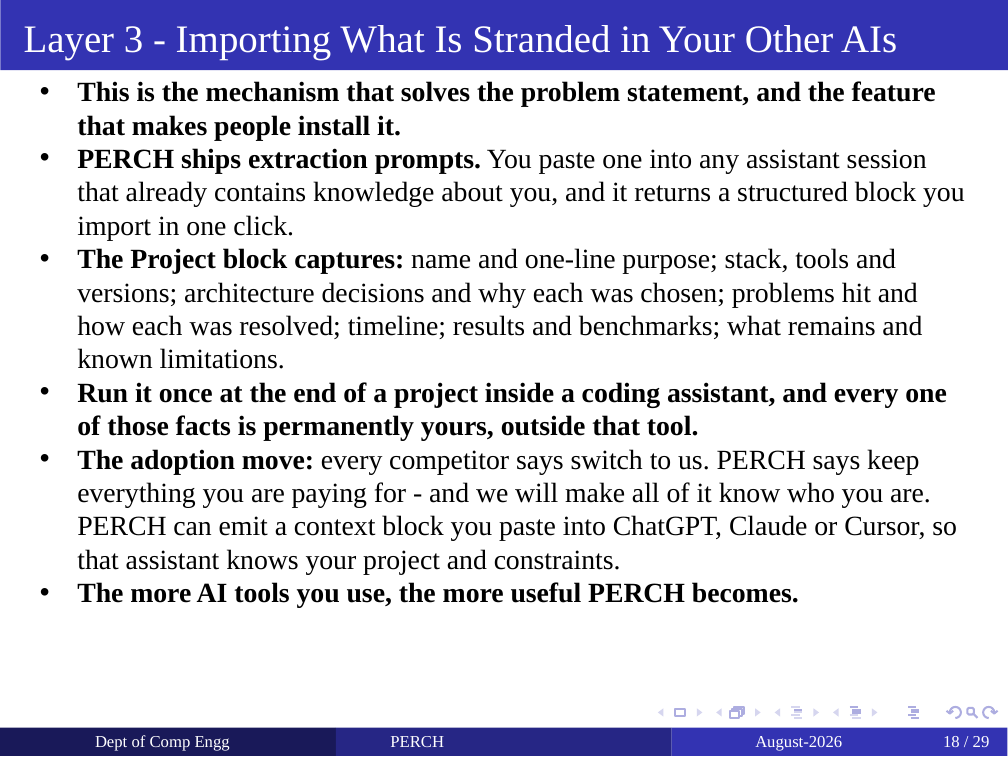
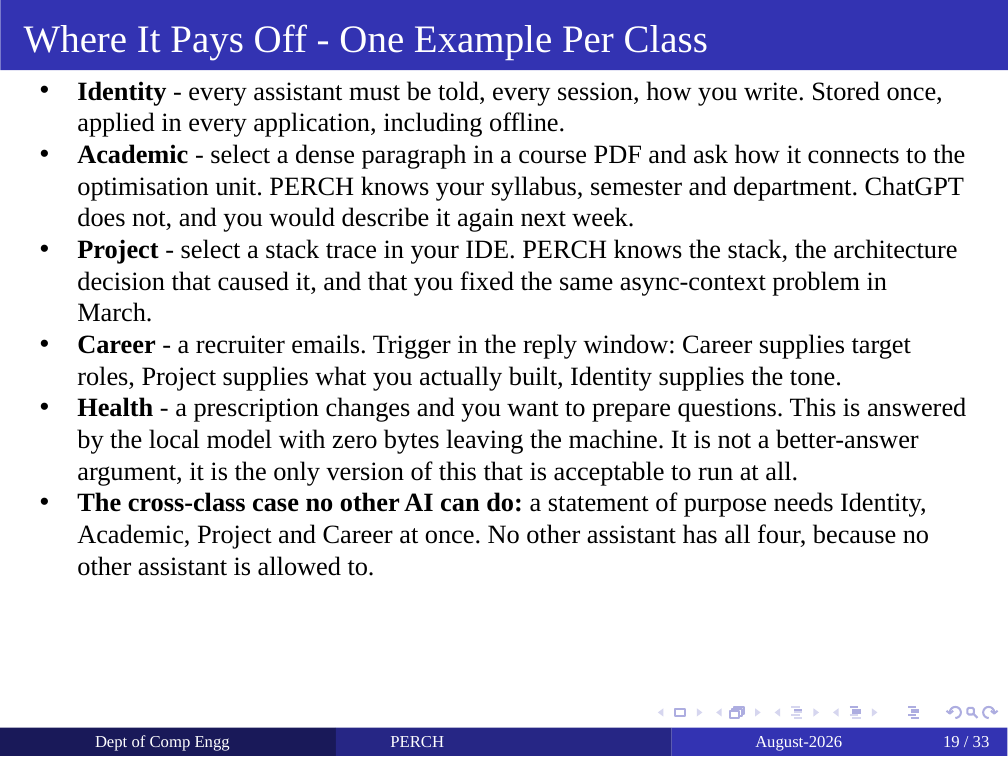
Before and after one commit to yashdoke7/perch, a slide deck: slide 19 of docs/PERCH_Project_Review.pptx (slide 18 before the commit). Drawn at 1008x757 pixels with LibreOffice and Linux fonts; fonts in the diff are those of the drawing. Boxes give left, top, right and bottom in pixels: in the first picture for what was removed or moved away, otherwise in the second. Text is boxed around its words. In the diff, an @@ line names an element or a change of style, - is before the commit and + after.

```diff
--- a/docs/PERCH_Project_Review.pptx
+++ b/docs/PERCH_Project_Review.pptx
@@ text at (24, 24, 708, 60): text changed @@
-Layer 3 - Importing What Is Stranded in Your Other AIs
+Where It Pays Off - One Example Per Class
@@ text at (77, 81, 966, 576): text changed; size 10 to 9.5 pt @@
-  • This is the mechanism that solves the problem statement, and the feature that makes people install it.
-  • PERCH ships extraction prompts. You paste one into any assistant session that already contains knowledge about you, and it returns a structured block you import in one click.
-  • The Project block captures: name and one-line purpose; stack, tools and versions; architecture decisions and why each was chosen; problems hit and how each was resolved; timeline; results and benchmarks; what remains and known limitations.
-  • Run it once at the end of a project inside a coding assistant, and every one of those facts is permanently yours, outside that tool.
-  • The adoption move: every competitor says switch to us. PERCH says keep everything you are paying for - and we will make all of it know who you are. PERCH can emit a context block you paste into ChatGPT, Claude or Cursor, so that assistant knows your project and constraints.
-  • The more AI tools you use, the more useful PERCH becomes.
+  • Identity - every assistant must be told, every session, how you write. Stored once, applied in every application, including offline.
+  • Academic - select a dense paragraph in a course PDF and ask how it connects to the optimisation unit. PERCH knows your syllabus, semester and department. ChatGPT does not, and you would describe it again next week.
+  • Project - select a stack trace in your IDE. PERCH knows the stack, the architecture decision that caused it, and that you fixed the same async-context problem in March.
+  • Career - a recruiter emails. Trigger in the reply window: Career supplies target roles, Project supplies what you actually built, Identity supplies the tone.
+  • Health - a prescription changes and you want to prepare questions. This is answered by the local model with zero bytes leaving the machine. It is not a better-answer argument, it is the only version of this that is acceptable to run at all.
+  • The cross-class case no other AI can do: a statement of purpose needs Identity, Academic, Project and Career at once. No other assistant has all four, because no other assistant is allowed to.
@@ page number at (943, 736, 990, 747): text changed @@
-18 / 29
+19 / 33
```
Also in this commit, not shown: 27 other slides changed, 4 slides added, 2 other files.
